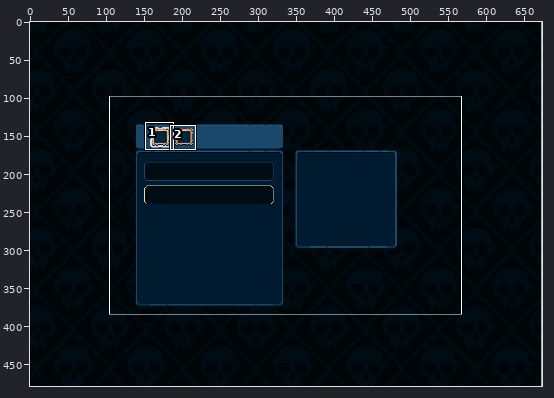
Pixel-art file, stored at NeverShallWeDie/Assets/Sprites/UI/pause.aseprite. Above: a wide view before the commit, with the close-up outlined.
Close-up. Earlier state:
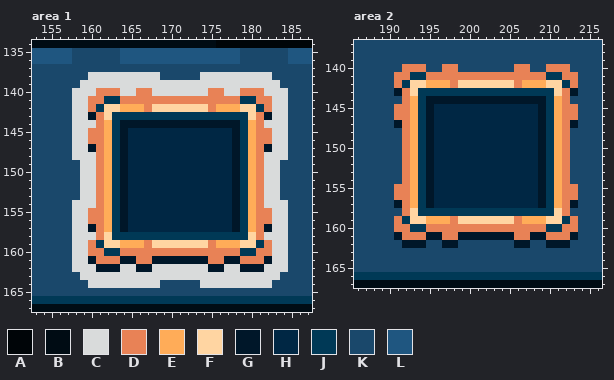
673x479 pixels, 1 frame. Colours within 5 levels of each other are drawn and written as one. Shown: area 1: x 153..187, y 134..167; area 2: x 186..216, y 137..167. The commit also changed other parts of the picture, which this record leaves out.
Visible layers, top first: "guide", "description", "btn_item_1", "btn_item", "btn_switch_1", "btn_switch", "switch", "main", "background".
Palette (. is transparent): A #000508  B #000c14  C #d9dbdb  D #e88256  E #ffac58  F #ffd5a2  G #001729  H #002744  J #003956  K #1a486b  L #1f5680
Pixels before, area 1, first column x 153:
134 BBBBBBBBBBBBBBBBBBBBBBBAAAAAAAAAAAA
135 LLLLLKKKKKKLLLLLLLLLLLLLLLKKKKKKLLL
136 LLLLLKKKKKKLLLLLLLLLLLLLLLKKKKKKLLL
137 KKKKKKKKKKKKKKKKKKKKKKKKKKKKKKKKKKK
138 KKKKKKKCCCCCCCCCKKKKKCCCCCCCCCKKKKK
139 KKKKKKCCCCCCCCCCCCCCCCCCCCCCCCCKKKK
140 KKKKKCCCDDDCCDDCCCCCCCDDCCDDDCCCKKK
141 KKKKKCCDDJJDDDDDDDDDDDDDDDJJDDCCKKK
142 KKKKKCCDJFFEEEDFFFFFFFDEEEFFJDCCKKK
143 KKKKKCCGDFJJJJJJJJJJJJJJJJJFDGCCKKK
144 KKKKKCCCDEJGGGGGGGGGGGGGGGJEDCCCKKK
145 KKKKKCCDDEJGHHHHHHHHHHHHHGJEDDCCKKK
146 KKKKKCCDDEJGHHHHHHHHHHHHHGJEDDCCKKK
147 KKKKKCCGDEJGHHHHHHHHHHHHHGJEDGCCKKK
148 KKKKKCCCDEJGHHHHHHHHHHHHHGJEDCCCKKK
149 KKKKKKCCDEJGHHHHHHHHHHHHHGJEDCCKKKK
150 KKKKKKCCDEJGHHHHHHHHHHHHHGJEDCCKKKK
151 KKKKKKCCDEJGHHHHHHHHHHHHHGJEDCCKKKK
152 KKKKKKCCDEJGHHHHHHHHHHHHHGJEDCCKKKK
153 KKKKKKCCDEJGHHHHHHHHHHHHHGJEDCCKKKK
154 KKKKKCCCDEJGHHHHHHHHHHHHHGJEDCCCKKK
155 KKKKKCCDDEJGHHHHHHHHHHHHHGJEDDCCKKK
156 KKKKKCCDDEJGHHHHHHHHHHHHHGJEDDCCKKK
157 KKKKKCCGDEJGHHHHHHHHHHHHHGJEDGCCKKK
158 KKKKKCCCDFJJJJJJJJJJJJJJJJJFDCCCKKK
159 KKKKKCCDJFFEEEDFFFFFFFDEEEFFJDCCKKK
160 KKKKKCCDDJJDDDDDDDDDDDDDDDJJDDCCKKK
161 KKKKKCCGDDDGGDDGGGGGGGDDGGDDDGCCKKK
162 KKKKKCCCGGGCCGGCCCCCCCGGCCGGGCCCKKK
163 KKKKKKCCCCCCCCCCCCCCCCCCCCCCCCCKKKK
164 KKKKKKKCCCCCCCCCKKKKKCCCCCCCCCKKKKK
165 KKKKKKKKKKKKKKKKKKKKKKKKKKKKKKKKKKK
166 JJJJJJJJJJJJJJJJJJJJJJJJJJJJJJJJJJJ
167 BBBBBBBBBBBBBBBBBBBBBBBBBBBBBBBBBBB
Pixels before, area 2, first column x 186:
137 KKKKKKKKKKKKKKKKKKKKKKKKKKKKKKK
138 KKKKKKKKKKKKKKKKKKKKKKKKKKKKKKK
139 KKKKKKKKKKKKKKKKKKKKKKKKKKKKKKK
140 KKKKKKDDDKKDDKKKKKKKDDKKDDDKKKK
141 KKKKKDDJJDDDDDDDDDDDDDDDJJDDKKK
142 KKKKKDJFFEEEDFFFFFFFDEEEFFJDKKK
143 KKKKKGDFJJJJJJJJJJJJJJJJJFDGKKK
144 KKKKKKDEJGGGGGGGGGGGGGGGJEDKKKK
145 KKKKKDDEJGHHHHHHHHHHHHHGJEDDKKK
146 KKKKKDDEJGHHHHHHHHHHHHHGJEDDKKK
147 KKKKKGDEJGHHHHHHHHHHHHHGJEDGKKK
148 KKKKKKDEJGHHHHHHHHHHHHHGJEDKKKK
149 KKKKKKDEJGHHHHHHHHHHHHHGJEDKKKK
150 KKKKKKDEJGHHHHHHHHHHHHHGJEDKKKK
151 KKKKKKDEJGHHHHHHHHHHHHHGJEDKKKK
152 KKKKKKDEJGHHHHHHHHHHHHHGJEDKKKK
153 KKKKKKDEJGHHHHHHHHHHHHHGJEDKKKK
154 KKKKKKDEJGHHHHHHHHHHHHHGJEDKKKK
155 KKKKKDDEJGHHHHHHHHHHHHHGJEDDKKK
156 KKKKKDDEJGHHHHHHHHHHHHHGJEDDKKK
157 KKKKKGDEJGHHHHHHHHHHHHHGJEDGKKK
158 KKKKKKDFJJJJJJJJJJJJJJJJJFDKKKK
159 KKKKKDJFFEEEDFFFFFFFDEEEFFJDKKK
160 KKKKKDDJJDDDDDDDDDDDDDDDJJDDKKK
161 KKKKKGDDDGGDDGGGGGGGDDGGDDDGKKK
162 KKKKKKGGGKKGGKKKKKKKGGKKGGGKKKK
163 KKKKKKKKKKKKKKKKKKKKKKKKKKKKKKK
164 KKKKKKKKKKKKKKKKKKKKKKKKKKKKKKK
165 KKKKKKKKKKKKKKKKKKKKKKKKKKKKKKK
166 JJJJJJJJJJJJJJJJJJJJJJJJJJJJJJJ
167 BBBBBBBBBBBBBBBBBBBBBBBBBBBBBBB
And afterwards:
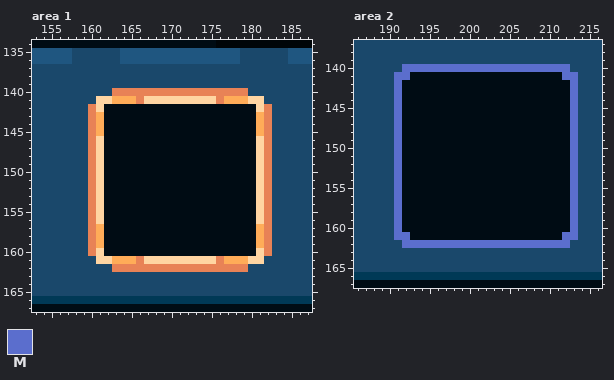
Colours new in this view: M #5b6ecd
Difference:
Changed rows in their new state; - is an unchanged pixel.
Area 1, layer "btn_switch_1":
first column x 158:
138 --KKKKKKKKK-----KKKKKKKKK--
139 -KKKKKKKKKKKKKKKKKKKKKKKKK-
140 KKKKK-DD--DDDDDDD--DD-KKKKK
141 KKKFFEEE-FFFFFFFFF-EEEFFKKK
142 KK-FBBBBBBBBBBBBBBBBBBBF-KK
143 KKDEBBBBBBBBBBBBBBBBBBBEDKK
144 KKDEBBBBBBBBBBBBBBBBBBBEDKK
145 KK-EBBBBBBBBBBBBBBBBBBBE-KK
146 KK-FBBBBBBBBBBBBBBBBBBBF-KK
147 KKDFBBBBBBBBBBBBBBBBBBBFDKK
148 KKDFBBBBBBBBBBBBBBBBBBBFDKK
149 -KDFBBBBBBBBBBBBBBBBBBBFDK-
150 -KDFBBBBBBBBBBBBBBBBBBBFDK-
151 -KDFBBBBBBBBBBBBBBBBBBBFDK-
152 -KDFBBBBBBBBBBBBBBBBBBBFDK-
153 -KDFBBBBBBBBBBBBBBBBBBBFDK-
154 KKDFBBBBBBBBBBBBBBBBBBBFDKK
155 KK-FBBBBBBBBBBBBBBBBBBBF-KK
156 KK-FBBBBBBBBBBBBBBBBBBBF-KK
157 KKDEBBBBBBBBBBBBBBBBBBBEDKK
158 KKDEBBBBBBBBBBBBBBBBBBBEDKK
159 KK-EBBBBBBBBBBBBBBBBBBBE-KK
160 KK-FBBBBBBBBBBBBBBBBBBBF-KK
161 KKKFFEEE-FFFFFFFFF-EEEFFKKK
162 KKKKKDDDDDDDDDDDDDDDDDKKKKK
163 -KKKKKKKKKKKKKKKKKKKKKKKKK-
164 --KKKKKKKKK-----KKKKKKKKK--
Area 2, layer "btn_switch":
first column x 191:
140 -MMMMMMMMMMMMMMMMMMMMM-
141 MMBBBBBBBBBBBBBBBBBBBMM
142 MBBBBBBBBBBBBBBBBBBBBBM
143 MBBBBBBBBBBBBBBBBBBBBBM
144 MBBBBBBBBBBBBBBBBBBBBBM
145 MBBBBBBBBBBBBBBBBBBBBBM
146 MBBBBBBBBBBBBBBBBBBBBBM
147 MBBBBBBBBBBBBBBBBBBBBBM
148 MBBBBBBBBBBBBBBBBBBBBBM
149 MBBBBBBBBBBBBBBBBBBBBBM
150 MBBBBBBBBBBBBBBBBBBBBBM
151 MBBBBBBBBBBBBBBBBBBBBBM
152 MBBBBBBBBBBBBBBBBBBBBBM
153 MBBBBBBBBBBBBBBBBBBBBBM
154 MBBBBBBBBBBBBBBBBBBBBBM
155 MBBBBBBBBBBBBBBBBBBBBBM
156 MBBBBBBBBBBBBBBBBBBBBBM
157 MBBBBBBBBBBBBBBBBBBBBBM
158 MBBBBBBBBBBBBBBBBBBBBBM
159 MBBBBBBBBBBBBBBBBBBBBBM
160 MBBBBBBBBBBBBBBBBBBBBBM
161 MMBBBBBBBBBBBBBBBBBBBMM
162 -MMMMMMMMMMMMMMMMMMMMM-
